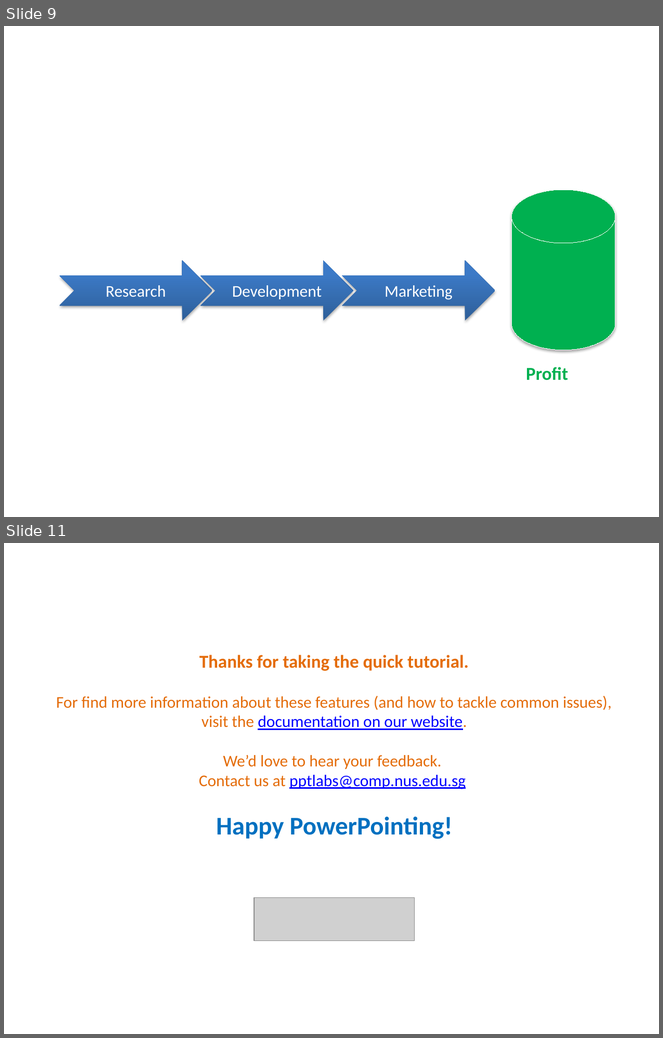
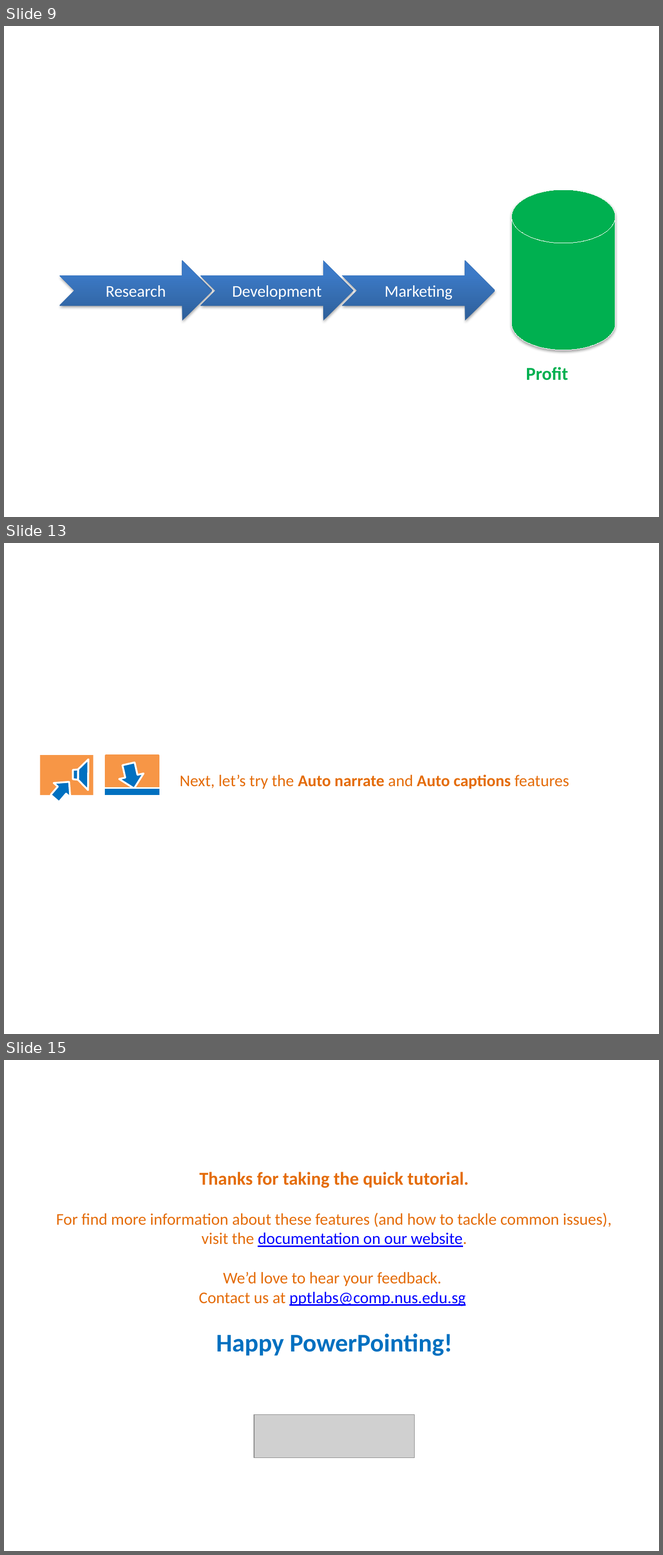
Before and after one commit to PowerPointLabs/PowerPointLabs, a slide deck: doc/PowerPointLabs Quick Tutorial.pptx. Shown one above the other, each under a label of ours: slides 9 and 11 before the commit, slides 9, 13 and 15 after it; the slides between them are not shown. The pictures are 663x1038 and 663x1555 pixels, drawn with LibreOffice and Linux fonts; fonts in the diff are those of the drawing; grey boxes stand for pictures. Boxes give left, top, right and bottom in pixels: in the first picture for what was removed or moved away, otherwise in the second. Text is boxed around its words. In the diff, an @@ line names an element or a change of style, - is before the commit and + after.

Commit message:
Issue 172: Update tutorial file for Auto Narrate/Captions Update Issue 172

```diff
--- a/doc/PowerPointLabs Quick Tutorial.pptx
+++ b/doc/PowerPointLabs Quick Tutorial.pptx
@@ slide 13 added at (4,543,659,1034), background #FFFFFF @@
@@ rectangle added at (40,755,93,795), fill #F79646 @@
@@ freeform shape added at (73,759,89,790), fill #0070C0, outline #FFFFFF 2 pt @@
@@ rectangle added at (105,756,158,787), fill #F79646, outline #F79646 2 pt @@
@@ right arrow added at (116,761,146,792), fill #0070C0, outline #FFFFFF 2 pt @@
@@ right arrow added at (47,775,77,806), fill #0070C0, outline #FFFFFF 2 pt @@
@@ text added at (180,775,569,789), 18 pt, text #E46C0A @@
+Next, let’s try the Auto narrate and Auto captions features
@@ rectangle added at (104,788,160,797), fill #0070C0, outline #FFFFFF 2 pt @@
@@ what was slide 11 is now slide 15 @@
```
Also in this commit, not shown: 1 slide changed, 3 other slides added.
